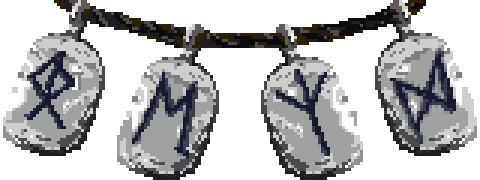
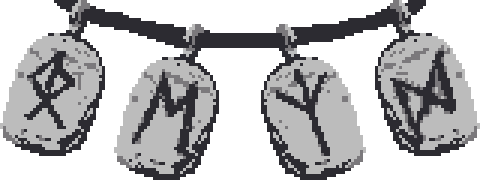
Comparing the layer stacks of the two 480×180 images. Changes:
renamed "레이어 7" to "레이어 1", showed it, painted on it over 0, 0, 480, 180
removed layer "레이어 6" over 0, 0, 480, 180
